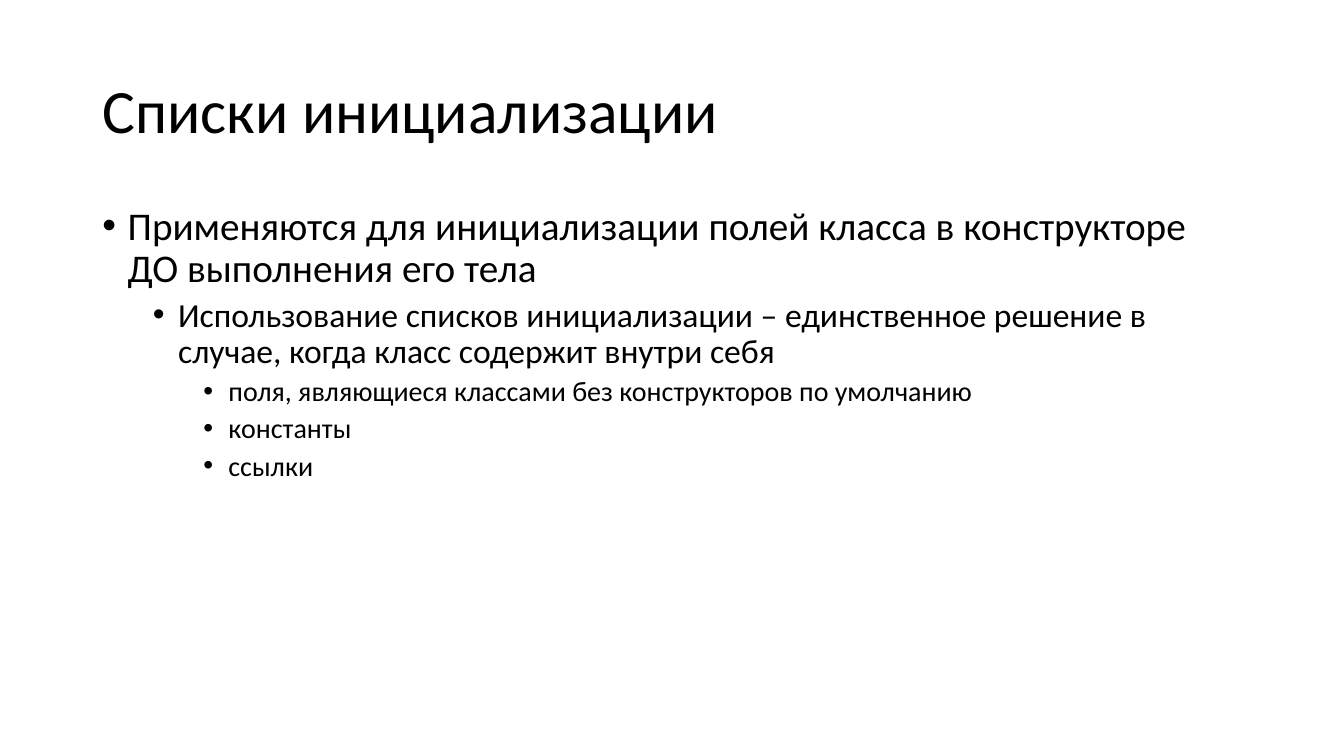
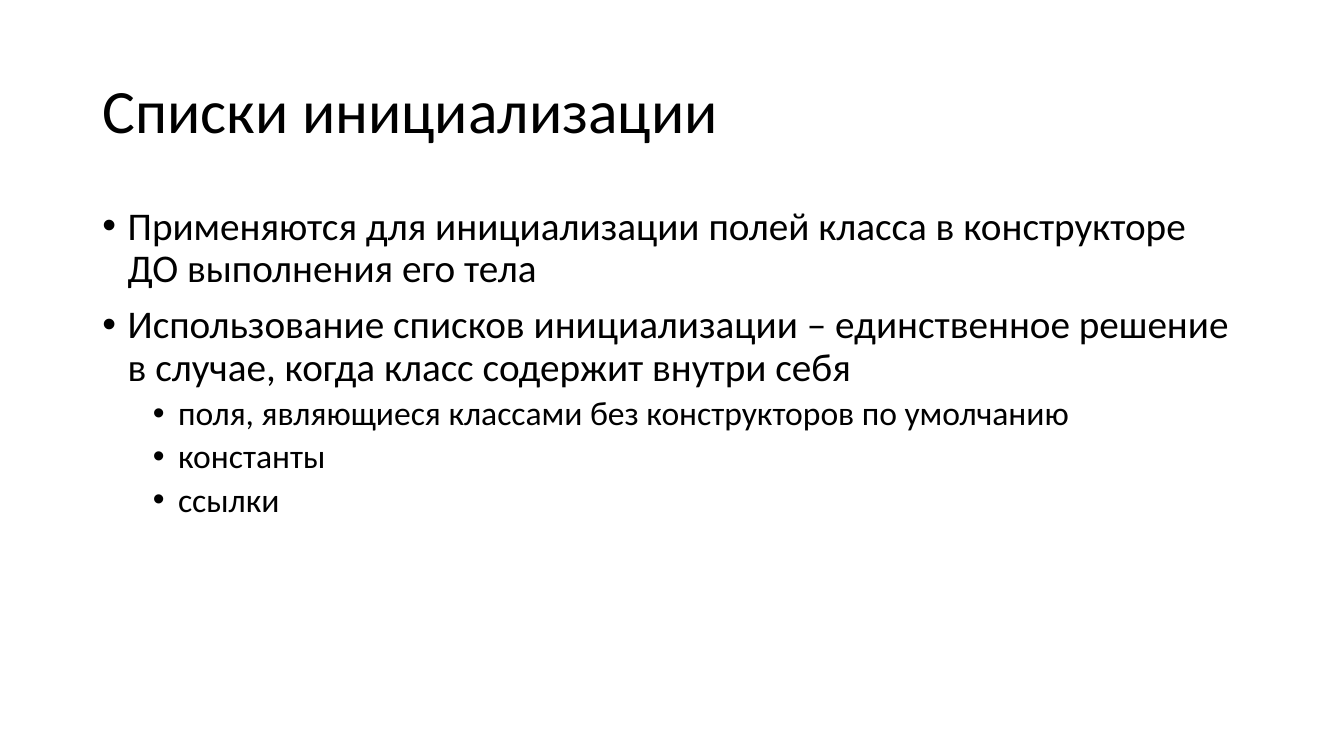
Before and after one commit to alexey-malov/oop, a slide deck: slide 76 of lectures/02/Основы ООП.pptx (slide 77 before the commit). Drawn at 1344x756 pixels with LibreOffice and Linux fonts; fonts in the diff are those of the drawing. Boxes give left, top, right and bottom in pixels: in the first picture for what was removed or moved away, otherwise in the second. Text is boxed around its words. In the diff, an @@ line names an element or a change of style, - is before the commit and + after.

```diff
--- a/lectures/02/Основы ООП.pptx
+++ b/lectures/02/Основы ООП.pptx
@@ text at (128,313,1229,513): size 24 to 28 pt in "Использование списков инициализации – единственное решение в ..."; size 20 to 24 pt in "поля, являющиеся классами без конструкторов по умолчанию", "константы", "ссылки"; list level 2 to 1 in "Использование списков инициализации – единственное ..."; list level 3 to 2 in "поля, являющиеся классами без конструкторов ..."; list level 3 to 2 in "константы"; list level 3 to 2 in "ссылки" @@
```
Also in this commit, not shown: 13 other slides changed, 5 slides added, 7 other files.
